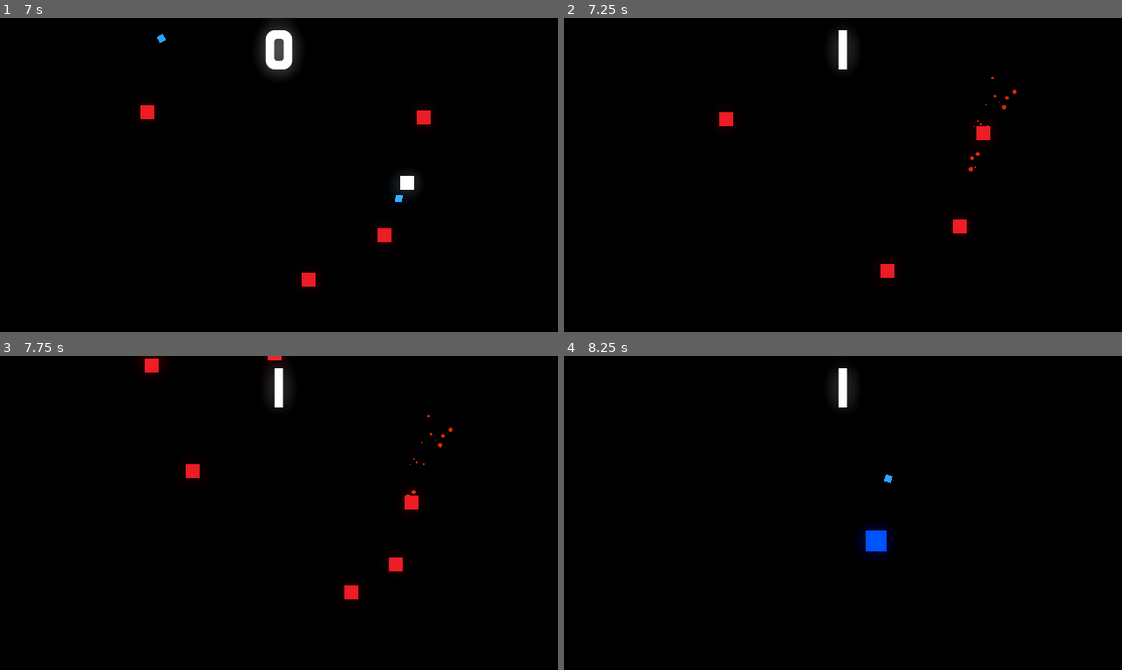
Above: before the commit, frames 1-4 (two rows, left to right).
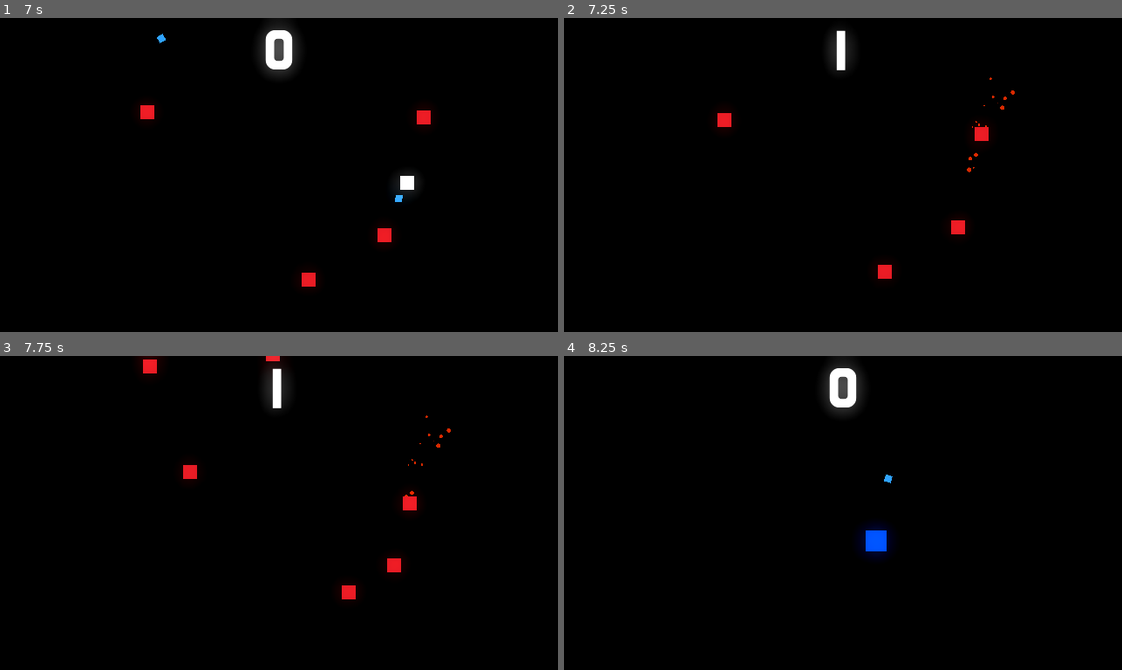
Above: after the commit, the same moments.

Repository: FranciscoBraga/godot_wave_shooter
Game: Godot game, scene res://Arena.tscn
Two runs of this game, one before a commit and one after it. Both use one fixed random seed, a clock stepped at 60 frames per second and the inputs below. The project has no main scene, so this scene is started directly.
Inputs (mouse positions are in pixels of both pictures, inside the frame that each line leads up to):
- Up to frame 1 (7 s): tap Enter at 0.5 s; move the mouse to (401, 159) at 0.52 s; press the mouse at (401, 159) at 0.53 s; hold Right (direita) 0.53-1.28 s; move the mouse to (167, 190) at 1.27 s; release the mouse at (167, 190) at 1.28 s; hold Down (baixo) 1.28-2.03 s; click (167, 190) at 1.35 s; move the mouse to (334, 105) at 2.02 s; press the mouse at (334, 105) at 2.03 s; hold Right (direita) 2.03-2.78 s; move the mouse to (251, 237) at 2.77 s; release the mouse at (251, 237) at 2.78 s; hold Up (cima) 2.78-3.53 s; click (251, 237) at 2.85 s; move the mouse to (446, 222) at 3.52 s; press the mouse at (446, 222) at 3.53 s; hold Left (esquerda) 3.53-5.03 s; move the mouse to (111, 127) at 4.27 s; release the mouse at (111, 127) at 4.28 s; click (111, 127) at 4.35 s; move the mouse to (306, 175) at 5.02 s; press the mouse at (306, 175) at 5.03 s; hold Down (baixo) 5.03-5.78 s; move the mouse to (195, 96) at 5.77 s; release the mouse at (195, 96) at 5.78 s; hold Right (direita) 5.78-6.53 s; click (195, 96) at 5.85 s; move the mouse to (401, 159) at 6.52 s; press the mouse at (401, 159) at 6.53 s; hold Up (cima) from 6.53 s (still down)
- Up to frame 2 (7.25 s): keep holding Up (cima)
- Up to frame 3 (7.75 s): move the mouse to (167, 528) at 7.27 s; release Up (cima) at 7.28 s; release the mouse at (167, 528) at 7.28 s; hold Right (direita) from 7.28 s (still down); click (167, 528) at 7.35 s
- Up to frame 4 (8.25 s): move the mouse to (898, 443) at 8.02 s; release Right (direita) at 8.03 s; press the mouse at (898, 443) at 8.03 s; hold Down (baixo) from 8.03 s (still down)

Frame 1 is identical in both runs. In frame 2, 0.4% of the frame differs, in the area x 27-82%, y 3-84%; in frame 3, 0.4%; in frame 4, 0.7%, in the area x 46-54%, y 3-18%.

Commit message:
efeito tremer tela

Diff:
--- a/Arena.tscn
+++ b/Arena.tscn
@@ -1,9 +1,10 @@
-[gd_scene load_steps=7 format=3 uid="uid://c2kn428jkj10j"]
+[gd_scene load_steps=8 format=3 uid="uid://c2kn428jkj10j"]
 
 [ext_resource type="Script" path="res://script/arena.gd" id="1_bmwtd"]
 [ext_resource type="PackedScene" uid="uid://bophvy4eui2wb" path="res://jogador.tscn" id="1_e83gs"]
 [ext_resource type="FontFile" uid="uid://dlnijan2ily6c" path="res://fonts/ROSEMERO.ttf" id="3_2v7qw"]
 [ext_resource type="Script" path="res://script/pontos.gd" id="4_5q1gi"]
+[ext_resource type="Script" path="res://script/camera.gd" id="5_0k8tg"]
 
 [sub_resource type="Environment" id="Environment_iwdre"]
 background_mode = 3
@@ -41,10 +42,17 @@
 offset_bottom = 80.0
 theme_override_fonts/font = SubResource("FontVariation_e1rtl")
 theme_override_font_sizes/font_size = 64
-text = "100
+text = "0
 "
 horizontal_alignment = 1
 vertical_alignment = 1
 script = ExtResource("4_5q1gi")
 
+[node name="camera" type="Camera2D" parent="."]
+position = Vector2(320, 180)
+script = ExtResource("5_0k8tg")
+
+[node name="timer_camera" type="Timer" parent="camera"]
+
 [connection signal="timeout" from="timer_spawn_inimigo" to="." method="_on_timer_spawn_inimigo_timeout"]
+[connection signal="timeout" from="camera/timer_camera" to="camera" method="_on_timer_camera_timeout"]
--- a/global.gd
+++ b/global.gd
@@ -2,6 +2,7 @@
 var criacao_no_pai = null
 var jogador = null
 var pontos = 0
+var camera = null
 func instance_node(node: PackedScene,location: Vector2,parent : Node):
 	var node_instance = node.instantiate()
 	parent.add_child(node_instance)
--- a/script/arena.gd
+++ b/script/arena.gd
@@ -5,6 +5,7 @@
 # Called when the node enters the scene tree for the first time.
 func _ready() -> void:
 	Global.criacao_no_pai = self
+	Global.pontos = 0
 
 func _exit_tree() -> void:
 	Global.criacao_no_pai =  null
--- /dev/null
+++ b/script/camera.gd
@@ -0,0 +1,31 @@
+extends Camera2D
+
+var intesidade_tremor_camera = 0
+
+var iniciar_tremor_camera = false
+
+# Called when the node enters the scene tree for the first time.
+func _ready() -> void:
+	Global.camera = self
+
+func _exit_tree() -> void:
+	Global.camera = null
+
+# Called every frame. 'delta' is the elapsed time since the previous frame.
+func _process(delta: float) -> void:
+	zoom = lerp(zoom, Vector2(1,1),0.3)
+
+	if iniciar_tremor_camera  == true:
+		global_position += Vector2(randi_range(-intesidade_tremor_camera, intesidade_tremor_camera),
+		randi_range(-intesidade_tremor_camera, intesidade_tremor_camera)) * delta
+
+func tremer_tela(intesidade, tempo):
+	zoom = Vector2(1,1) - Vector2(intesidade * 0.02, intesidade * 0.02)
+	intesidade_tremor_camera = intesidade
+	$timer_camera.wait_time = tempo
+	$timer_camera.start()
+	iniciar_tremor_camera = true
+
+
+func _on_timer_camera_timeout() -> void:
+	iniciar_tremor_camera = false
--- a/script/inimigo.gd
+++ b/script/inimigo.gd
@@ -12,7 +12,6 @@
 func _ready() -> void:
 	pass # Replace with function body.
 
-
 # Called every frame. 'delta' is the elapsed time since the previous frame.
 func _process(delta: float) -> void:
 	if Global.jogador != null and atordoado == false:
@@ -23,6 +22,8 @@
 	global_position += mov *velocidade * delta
 
 	if hp <= 0 and Global.criacao_no_pai != null :
+		if Global.camera != null:
+			Global.camera.tremer_tela(50,0.1)
 		Global.pontos += 1
 		var instacia_particula_sangue = Global.instance_node(particula_sangue,global_position,Global.criacao_no_pai)
 		instacia_particula_sangue.rotation = mov.angle()
--- a/script/jogador.gd
+++ b/script/jogador.gd
@@ -12,12 +12,16 @@
 func _ready() -> void:
 	Global.jogador = self
 
+
 func _enter_tree() -> void:
 	Global.jogador = null
 # Called every frame. 'delta' is the elapsed time since the previous frame.
 func _process(delta: float) -> void:
 	mov.x = int(Input.is_action_pressed("direita")) - int(Input.is_action_pressed("esquerda"))
 	mov.y = int(Input.is_action_pressed("baixo")) - int(Input.is_action_pressed("cima"))
+
+	global_position.x = clamp(global_position.x,24,616)
+	global_position.y = clamp(global_position.y,24,336)
 
 	if morto == false:
 		global_position += velocidade * mov * delta
